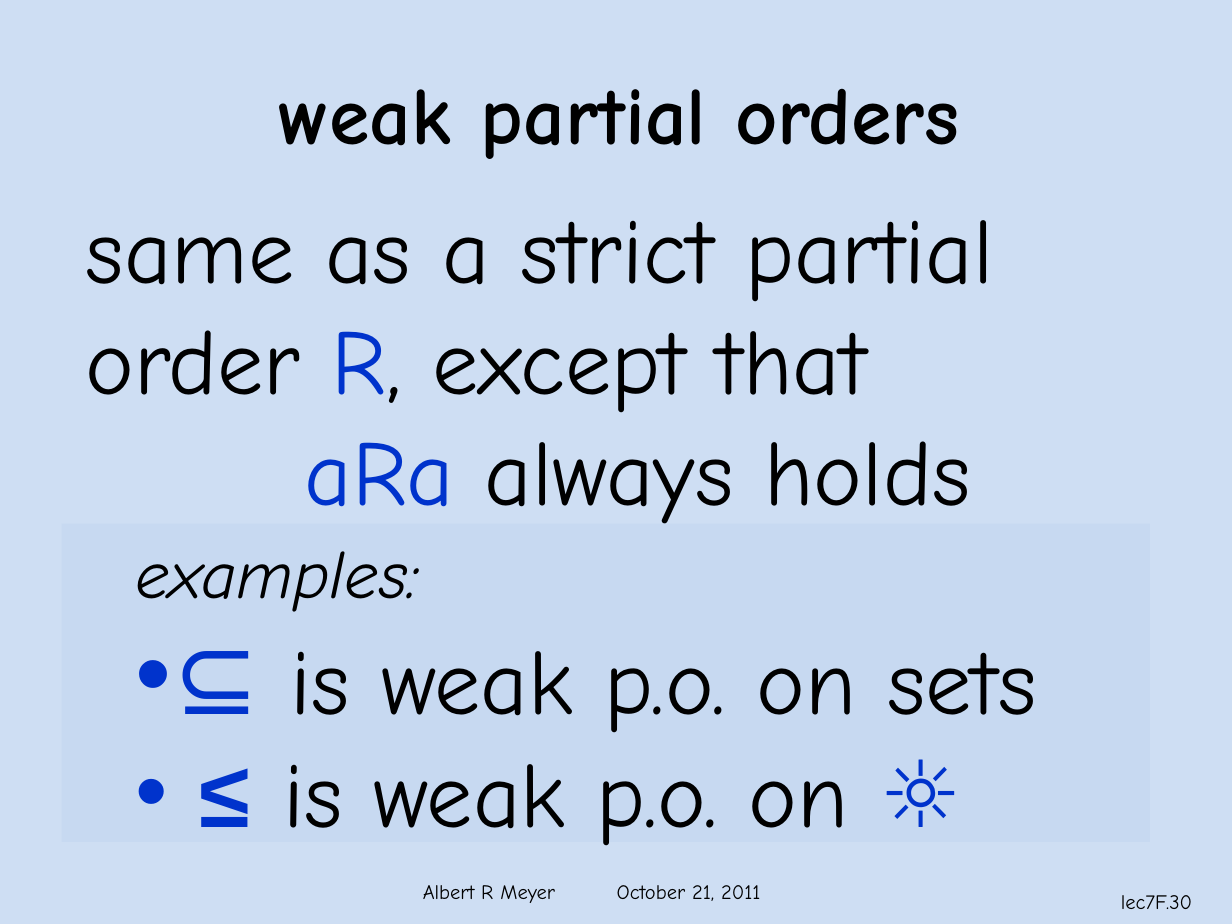
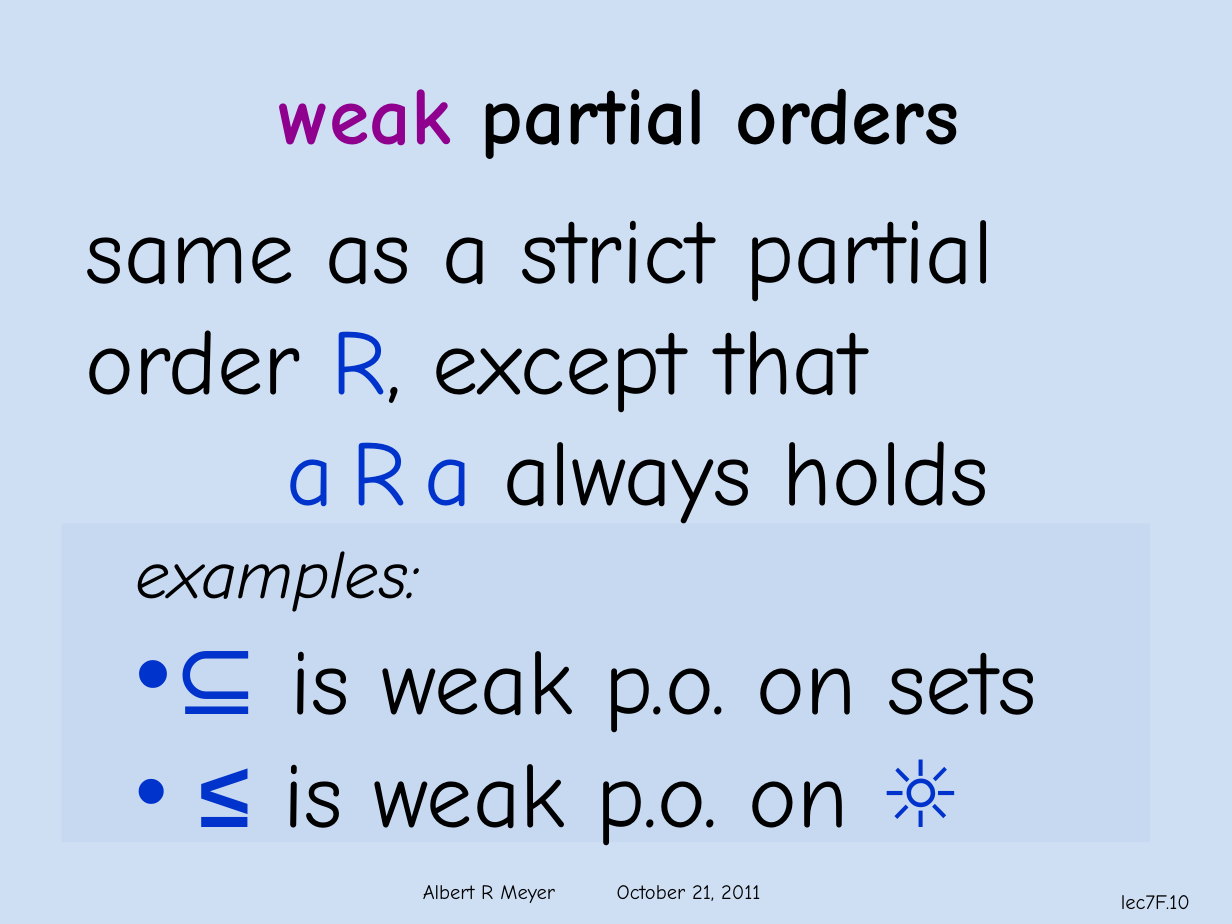
Before and after one commit to armeyer/mcs_web, a slide deck: slide 10 of fall11/slidesF11/slides7f.pptx (slide 30 before the commit). Drawn at 1232x924 pixels with LibreOffice and Linux fonts; fonts in the diff are those of the drawing; background and template pictures are left out. Boxes give left, top, right and bottom in pixels: in the first picture for what was removed or moved away, otherwise in the second. Text is boxed around its words. In the diff, an @@ line names an element or a change of style, - is before the commit and + after.

```diff
--- a/fall11/slidesF11/slides7f.pptx
+++ b/fall11/slidesF11/slides7f.pptx
@@ title "weak partial orders" at [278,88,959,159]: text colour #000000 to #8F008F in "weak" @@
@@ text at [286,441,989,524]: spaces changed @@
-aRa always holds
+a R a always holds
@@ page number at [1121,895,1190,909]: text changed @@
-lec7F.30
+lec7F.10
```
Also in this commit, not shown: 11 other slides changed, 7 slides added, 10 slides removed.
